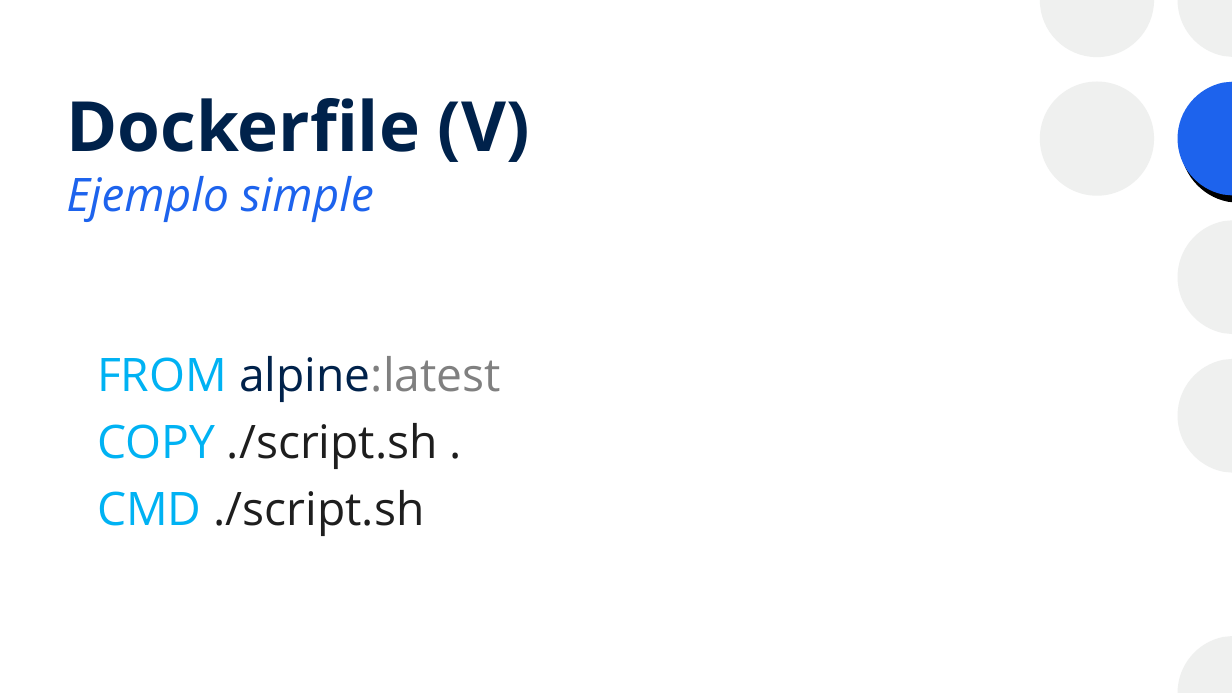
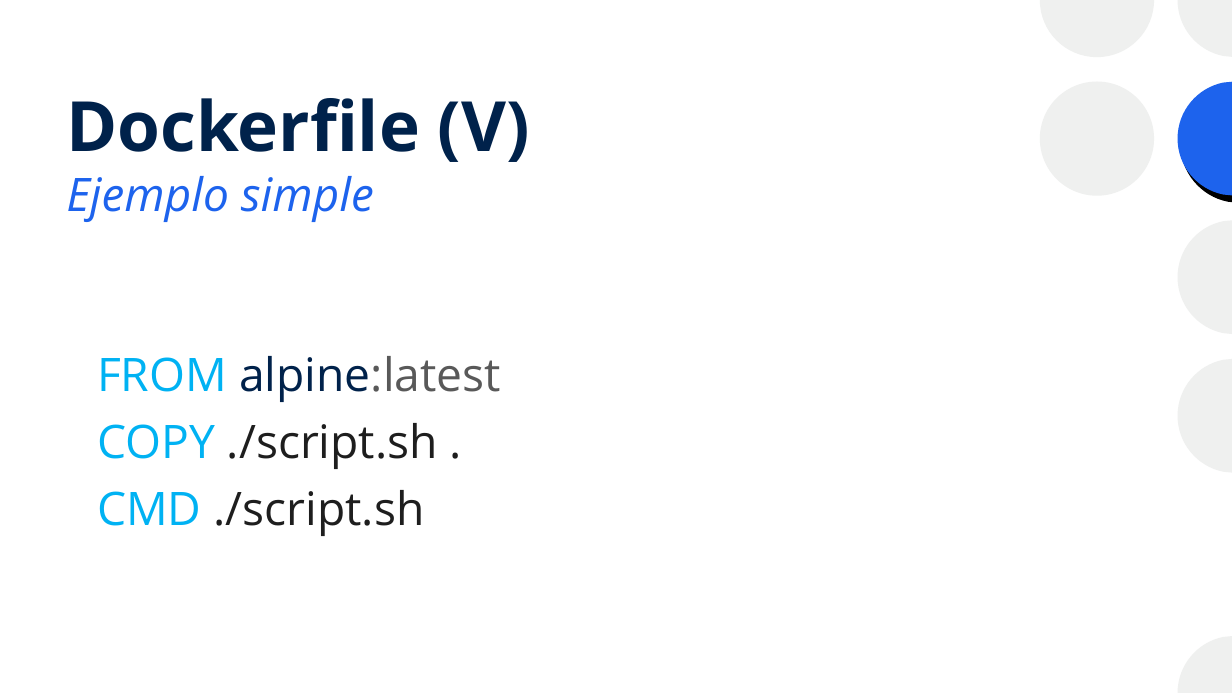
Before and after one commit to josanri/docker-workshop, a slide deck: slide 17 of Introducción a Docker.pptx. Drawn at 1232x693 pixels with LibreOffice and Linux fonts; fonts in the diff are those of the drawing. Boxes give left, top, right and bottom in pixels: in the first picture for what was removed or moved away, otherwise in the second. Text is boxed around its words. In the diff, an @@ line names an element or a change of style, - is before the commit and + after.

```diff
--- a/Introducción a Docker.pptx
+++ b/Introducción a Docker.pptx
@@ text at (97,356,501,402): text colour #808080 to #595959 in "alpine:latest" @@
```
Also in this commit, not shown: 16 other slides changed, 2 slides added, 1 slide removed, 1 other file.
